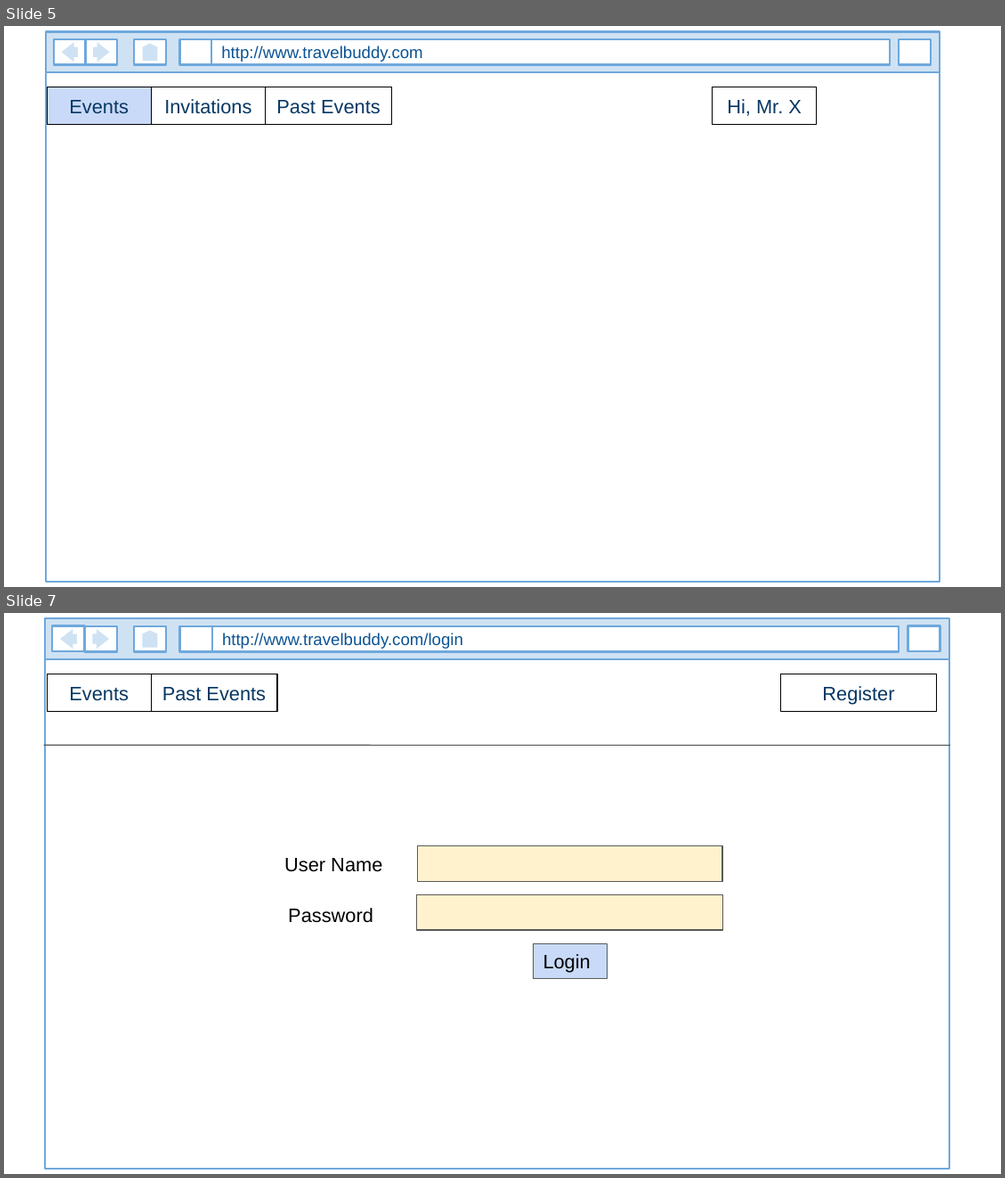
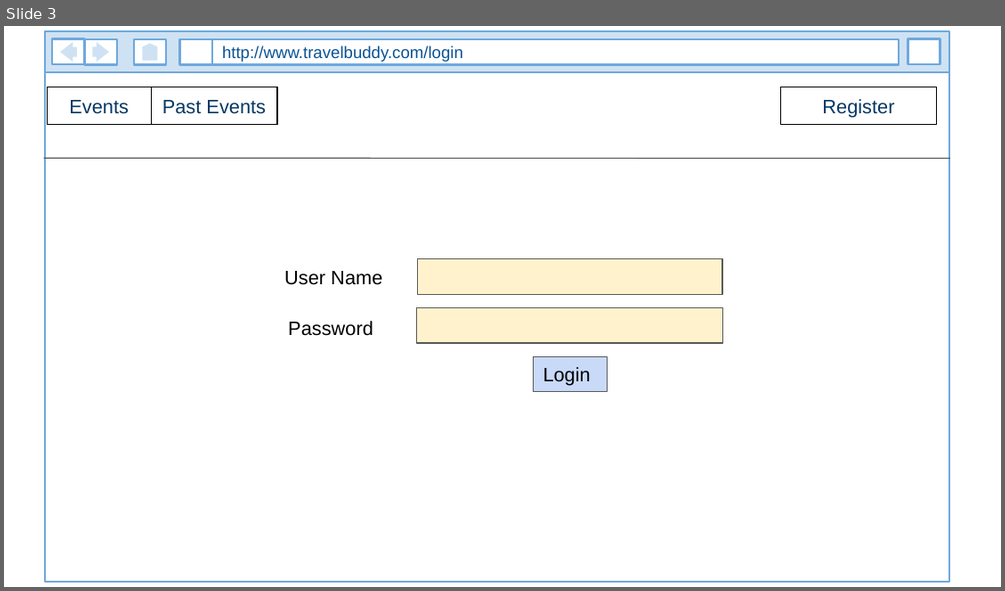
Before and after one commit to kauser-cse-buet/TravelWithBuddy, a slide deck: misc/user_interface_designs.pptx. Shown one above the other, each under a label of ours: slides 5 and 7 before the commit, slide 3 after it; the slides between them are not shown. The pictures are 1005x1178 and 1005x591 pixels, drawn with LibreOffice and Linux fonts; fonts in the diff are those of the drawing. Boxes give left, top, right and bottom in pixels: in the first picture for what was removed or moved away, otherwise in the second. Text is boxed around its words. In the diff, an @@ line names an element or a change of style, - is before the commit and + after.

```diff
--- a/misc/user_interface_designs.pptx
+++ b/misc/user_interface_designs.pptx
@@ slide 5 removed at (4, 26, 1001, 587), background #FFFFFF @@
@@ group removed at (46, 32, 939, 582): 8 rectangles, 2 right arrows, 1 flow chart offpage connector @@
-http://www.travelbuddy.com
@@ rectangle removed at (47, 87, 151, 125) @@
-Events
@@ rectangle removed at (151, 87, 265, 125) @@
-Invitations
@@ rectangle removed at (265, 87, 392, 125) @@
-Past Events
@@ rectangle removed at (712, 87, 817, 125) @@
-Hi, Mr. X
@@ cross removed at (798, 183, 842, 207) @@
@@ what was slide 7 is now slide 3 @@
```
Also in this commit, not shown: 4 slides changed, 2 slides added, 6 other slides removed, 5 other files.
